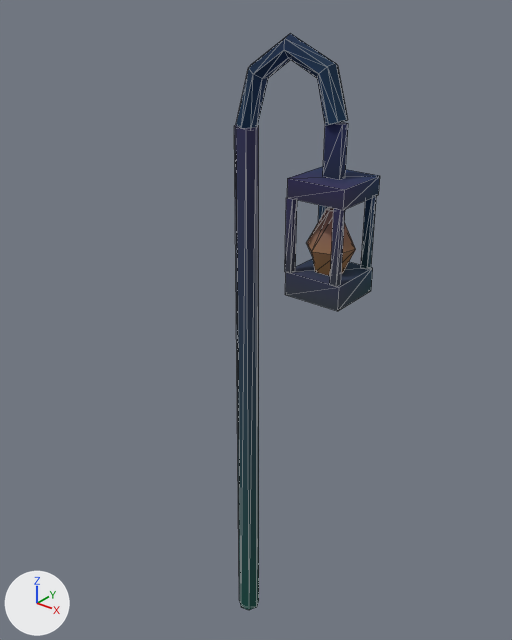
Before and after pictures for a commit that changed the glTF model assets/kit/lantern_crook.glb.
Before and after are seen from a 50 mm lens placed at (1.48, -1.8, 1.98), pointed at (-0.03, 0.09, 0.82). Arrows for +X, +Y and +Z are at lower left; the lights stay in place. The first picture is the older version. Mesh edges are drawn as thin lines. Vertices at exactly the same position are counted once.

Objects in the first picture: 'crook_cage', 'crook_flame', 'crook_hook', 'crook_staff'.
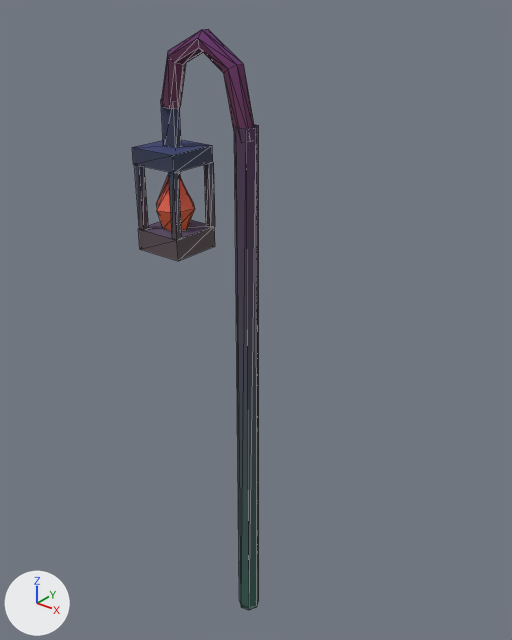
Patch to the scene script:
```diff
--- a/assets/kit/lantern_crook.glb.py
+++ b/assets/kit/lantern_crook.glb.py
@@ mat_m_iron @@
 n2 = _N.new('ShaderNodeMix'); n2.name = 'Mix'
 n2.inputs[0].default_value = 1.0  # 'Factor'
-n2.inputs[7].default_value = (0.1, 0.1, 0.12, 1.0)  # 'B', dark grey #595961
+n2.inputs[7].default_value = (0.14, 0.14, 0.17, 1.0)  # 'B', grey #696973
 n3 = _N.new('ShaderNodeVertexColor'); n3.name = 'Color Attribute'
@@ me_crook_staff @@
 me_crook_staff.from_pydata(...)  # 14 vertices, 24 faces; spans x -0.04..0.05, y -0.04..0.04, z -0.55..1.55
+# me_crook_staff part 1: 12 faces centred in x -0.04..0.04, y -0.04..0.04, z -0.55..0.15 are repainted in the vertex colours; the middle colour goes from cyan #00d7b2 to green #86e5bd
+# me_crook_staff part 2: 7 faces centred in x -0.04..0.04, y -0.04..0.04, z 0.85 are repainted in the vertex colours; the middle colour goes from blue #9495ee to pink #d495cf
 me_crook_staff.materials.append(mat_m_iron)
@@ me_crook_hook @@
-me_crook_hook.from_pydata(...)  # 35 vertices, 66 faces; spans x -0.034..0.374, y -0.034..0.034, z 1.541..1.835
+me_crook_hook.from_pydata(...)  # 35 vertices, 66 faces; spans x -0.371..0.031, y -0.034..0.034, z 1.492..1.831
+# me_crook_hook part 3: 62 kept faces spanning x -0.371..0.031, y -0.034..0.034, z 1.492..1.831 get new vertex colours; the middle colour goes from blue #0084d4 to pink #f681c1
+# edits to the shape of me_crook_hook do not show in these pictures
 me_crook_hook.materials.append(mat_m_iron)
@@ me_crook_cage @@
-me_crook_cage.from_pydata(...)  # 56 vertices, 84 faces; spans x 0.238..0.44, y -0.102..0.102, z 1.06..1.6
+me_crook_cage.from_pydata(...)  # 56 vertices, 84 faces; spans x -0.44..-0.238, y -0.102..0.102, z 1.06..1.6
+# me_crook_cage part 4: the loose piece of 8 vertices spanning x 0.31..0.37, y -0.015..0.015, z 1.44..1.6 is scaled about its middle by (1, 1, 1.13), then moved by (-0.68, 0.0, -0.01)
+# me_crook_cage part 5: the loose piece of 8 vertices spanning x 0.24..0.44, y -0.1..0.1, z 1.06..1.14 is moved by (-0.68, 0.0, 0.0)
+# me_crook_cage part 6: the loose piece of 8 vertices spanning x 0.24..0.44, y -0.1..0.1, z 1.38..1.44 is moved by (-0.68, 0.0, 0.0)
+# me_crook_cage part 7: the loose piece of 8 vertices spanning x 0.238..0.262, y -0.102..-0.078, z 1.14..1.38 is moved by (-0.67, 0.0, 0.0)
+# me_crook_cage part 8: the loose piece of 8 vertices spanning x 0.238..0.262, y 0.078..0.102, z 1.14..1.38 is moved by (-0.67, 0.0, 0.0)
+# me_crook_cage part 9: the loose piece of 8 vertices spanning x 0.408..0.432, y -0.102..-0.078, z 1.14..1.38 is moved by (-0.67, 0.0, 0.0)
+# me_crook_cage part 10: the loose piece of 8 vertices spanning x 0.408..0.432, y 0.078..0.102, z 1.14..1.38 is moved by (-0.67, 0.0, 0.0)
 me_crook_cage.materials.append(mat_m_iron)
@@ me_crook_flame @@
 me_crook_flame.from_pydata(...)  # 18 vertices, 32 faces; spans x -0.076..0.076, y -0.078..0.078, z 1.14..1.34
+# me_crook_flame part 11: 16 faces centred in x -0.05..0.05, y -0.046..0.046, z 1.26..1.34 are repainted in the vertex colours; the middle colour goes from blue #8694f5 to pink #fba2e4
+# me_crook_flame part 12: 10 faces centred in x -0.05..0.05, y -0.047..0.047, z 1.14..1.167 are repainted in the vertex colours; the middle colour goes from grey #a3b8b2 to pink #f7acb2
+# me_crook_flame part 13: 6 faces centred in x -0.053..0.053, y -0.059..0.059, z 1.193 are repainted in the vertex colours; the middle colour goes from greyish blue #9aaac7 to pink #f8abb9
 me_crook_flame.materials.append(mat_m_ember)
@@ ob_crook_flame @@
 ob_crook_flame = bpy.data.objects.new('crook_flame', me_crook_flame)
-ob_crook_flame.location = (0.34, 0.0, 0.0)
+ob_crook_flame.location = (-0.34, 0.0, 0.0)
```

Location of each change, [x1, y1, x2, y2] in pixels of the pictures (512 x 640 px; the box of a moved part takes in the faces that stretch with it):
'crook_cage', surface changed, reshaped (12% narrower, 17% shorter)
    before: [285, 122, 380, 311]
    after: [132, 104, 215, 261]
'crook_staff', surface changed, recoloured
    both: [234, 126, 259, 610]
'crook_hook', surface changed, reshaped (17% narrower, 15% taller)
    before: [236, 33, 348, 128]
    after: [161, 29, 254, 138]
'crook_flame', recoloured, moved
    before: [307, 207, 356, 276]
    after: [156, 174, 195, 231]
part 1 of me_crook_staff, recoloured
    both: [236, 130, 259, 610]
part 2 of me_crook_staff, recoloured
    both: [234, 126, 259, 580]
part 4 of me_crook_cage, moved or reshaped
    before: [323, 122, 348, 179]
    after: [161, 104, 181, 148]
part 5 of me_crook_cage, moved or reshaped
    before: [285, 258, 373, 311]
    after: [138, 220, 215, 261]
part 6 of me_crook_cage, moved or reshaped
    before: [287, 166, 380, 210]
    after: [132, 140, 213, 173]
part 7 of me_crook_cage, moved or reshaped
    before: [285, 198, 297, 273]
    after: [135, 165, 149, 231]
part 8 of me_crook_cage, moved or reshaped (not visible afterwards)
    before: [318, 205, 329, 222]
part 9 of me_crook_cage, moved or reshaped
    before: [330, 208, 345, 287]
    after: [169, 172, 182, 240]
part 10 of me_crook_cage, moved or reshaped
    before: [361, 196, 376, 269]
    after: [204, 162, 215, 228]
part 11 of me_crook_flame, recoloured
    before: [307, 207, 355, 254]
    after: [156, 174, 195, 212]
part 12 of me_crook_flame, recoloured
    before: [316, 249, 356, 276]
    after: [164, 211, 194, 231]
part 13 of me_crook_flame, recoloured
    before: [308, 246, 354, 275]
    after: [157, 209, 195, 229]
